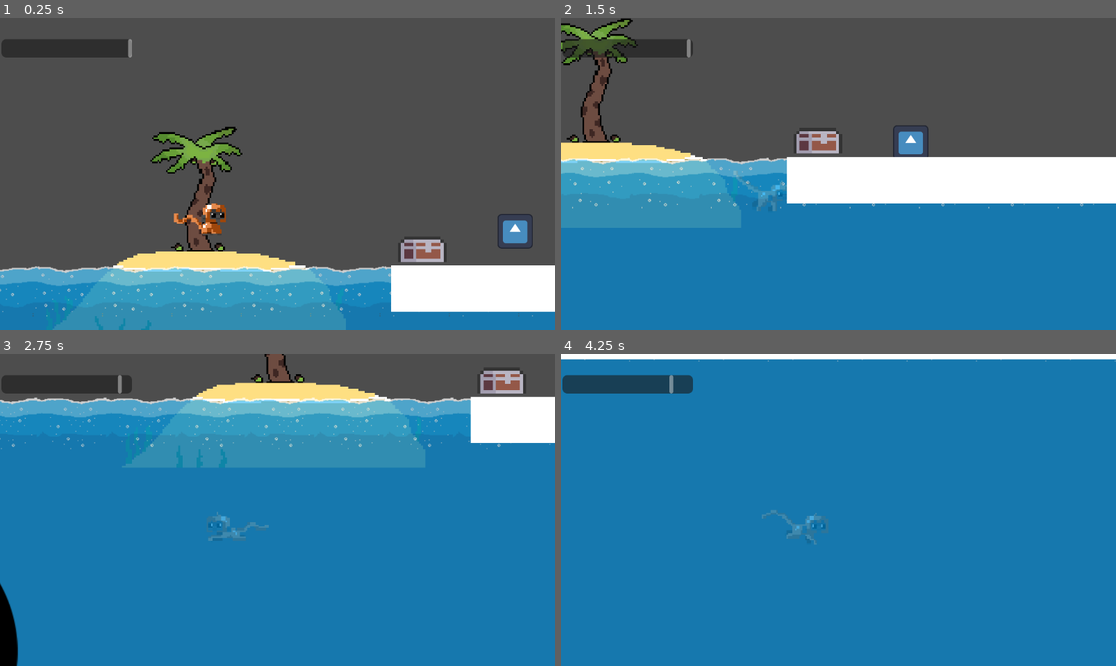
Above: before the commit, frames 1-4 (two rows, left to right).
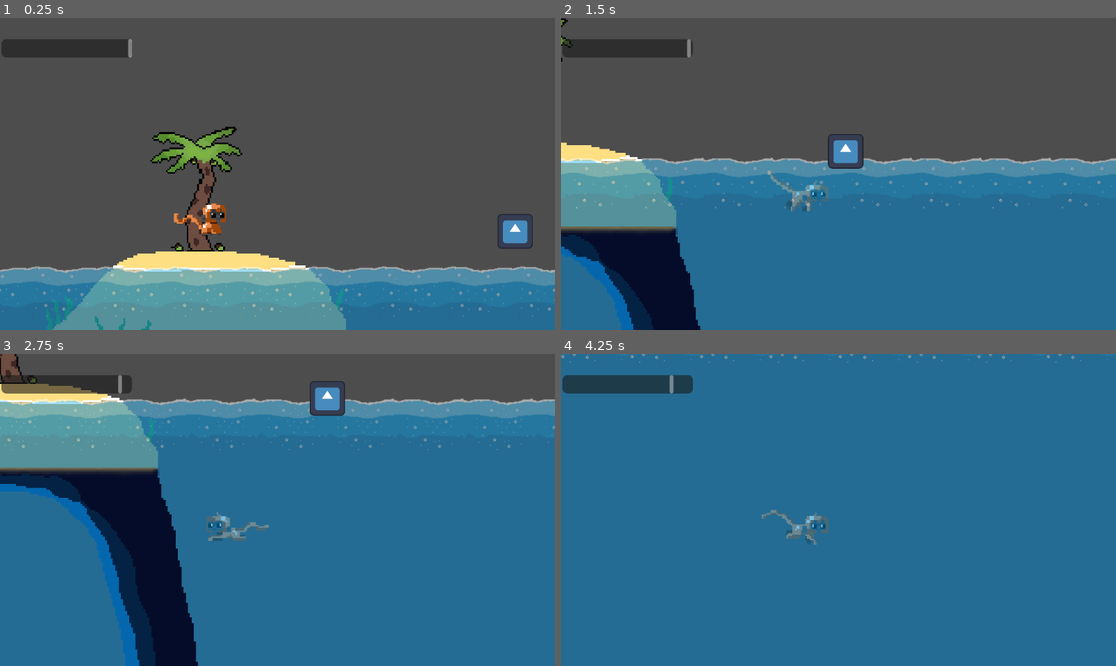
Above: after the commit, the same moments.

Repository: CYPUT3R/OceanSurvivorGame
Game: Godot game, scene res://Scenes/main_game.tscn
The game is run twice, just before and just after one commit, with the same random seed, the same clock (stepped at 60 frames per second) and the same inputs. The engine's default icon, where the game draws it, is replaced by a stand-in: a white triangle on a blue panel in a dark square.
Inputs:
- Up to frame 1 (0.25 s): no input
- Up to frame 2 (1.5 s): tap Enter (ui_accept) at 0.5, 0.77 s; hold Right (ui_right) from 0.53 s (still down)
- Up to frame 3 (2.75 s): tap Enter (ui_accept) at 1.52 s; release Right (ui_right) at 2.03 s; hold Left (ui_left) from 2.03 s (still down)
- Up to frame 4 (4.25 s): release Left (ui_left) at 2.78 s; hold Right (ui_right) from 2.78 s (still down); tap Enter (ui_accept) at 3.02, 3.77 s

The runs differ from the first frame. In frame 1, 20% of the frame differs, in the area x 0-100%, y 70-100%; in frame 2, 58%; in frame 3, 88%; in frame 4, 99%, in the area x 0-100%, y 0-100%.

Commit message:
scene assembly

Diff:
--- a/Scenes/jellyfish.tscn
+++ b/Scenes/jellyfish.tscn
@@ -6,13 +6,13 @@
 [ext_resource type="Texture2D" uid="uid://cjgehfs8yq1ce" path="res://Art/cool-circle-designs-png-1.png" id="2_y4lw6"]
 
 [sub_resource type="CircleShape2D" id="CircleShape2D_3wwtf"]
-radius = 181.069
+radius = 154.003
 
 [sub_resource type="RectangleShape2D" id="RectangleShape2D_vfsky"]
-size = Vector2(65, 60.5)
+size = Vector2(49, 44)
 
 [sub_resource type="RectangleShape2D" id="RectangleShape2D_k52bm"]
-size = Vector2(65, 59)
+size = Vector2(49, 44.5)
 
 [node name="jellyfish" type="StaticBody2D"]
 collision_layer = 8
@@ -22,8 +22,8 @@
 script = ExtResource("1_hji74")
 
 [node name="Sprite2D" type="Sprite2D" parent="Area2D"]
-position = Vector2(32, 32)
-scale = Vector2(1.2, 1.22684)
+position = Vector2(32.5, 32)
+scale = Vector2(0.988, 1)
 texture = ExtResource("2_y4lw6")
 
 [node name="CollisionShape2D" type="CollisionShape2D" parent="Area2D"]
@@ -40,17 +40,18 @@
 
 [node name="Icon" type="Sprite2D" parent="."]
 position = Vector2(32, 32)
-scale = Vector2(0.578125, 0.546876)
+scale = Vector2(0.4, 0.378)
 texture = ExtResource("1_6u1ce")
 
 [node name="CollisionShape2D" type="CollisionShape2D" parent="."]
-position = Vector2(32, 32)
+position = Vector2(29.5, 32)
 shape = SubResource("RectangleShape2D_vfsky")
 
 [node name="Area2D2" type="Area2D" parent="."]
+position = Vector2(-2, 0)
 
 [node name="CollisionShape2D" type="CollisionShape2D" parent="Area2D2"]
-position = Vector2(32.5, 32.5)
+position = Vector2(34, 32)
 shape = SubResource("RectangleShape2D_k52bm")
 
 [connection signal="timeout" from="Area2D/Timer" to="Area2D" method="_on_timer_timeout"]
--- a/Scenes/level.tscn
+++ b/Scenes/level.tscn
@@ -1,7 +1,8 @@
-[gd_scene load_steps=13 format=3 uid="uid://dobma144mw8io"]
+[gd_scene load_steps=14 format=3 uid="uid://dobma144mw8io"]
 
 [ext_resource type="Texture2D" uid="uid://c100qu0d5uc6s" path="res://Art/output-onlinepngtools.png" id="1_2rnn0"]
 [ext_resource type="Texture2D" uid="uid://go72ebs7wdth" path="res://Art/palm_tree.png" id="1_77stf"]
+[ext_resource type="PackedScene" uid="uid://jpx5y0cq3ty4" path="res://cave.tscn" id="1_kly7e"]
 [ext_resource type="Texture2D" uid="uid://dowqltwx32niq" path="res://Art/Sprite-0001.png" id="3_kqkw0"]
 [ext_resource type="Texture2D" uid="uid://de67ojyetjitr" path="res://Art/icon.svg" id="3_sdak1"]
 [ext_resource type="Texture2D" uid="uid://bh7qndn0w3sux" path="res://Art/game-drawing-pixilart (2).png" id="5_7l75s"]
@@ -428,8 +429,12 @@
 one_way_collision = true
 
 [node name="TileMap" type="TileMap" parent="."]
-modulate = Color(1, 1, 1, 0.733333)
+modulate = Color(1, 1, 1, 0.537255)
 position = Vector2(67, 27)
 tile_set = SubResource("TileSet_5bc4t")
 format = 2
 layer_0/tile_data = PackedInt32Array(393224, 0, 0, 393225, 0, 0, 393226, 0, 0, 393227, 0, 0, 393228, 0, 0, 393229, 0, 0 …(246673 unchanged characters)…
+
+[node name="Cave" parent="." instance=ExtResource("1_kly7e")]
+modulate = Color(1, 1, 1, 0.909804)
+position = Vector2(1744, 1032)
--- a/Scenes/main_game.tscn
+++ b/Scenes/main_game.tscn
@@ -1,9 +1,8 @@
-[gd_scene load_steps=9 format=3 uid="uid://ieou5r01go2o"]
+[gd_scene load_steps=8 format=3 uid="uid://ieou5r01go2o"]
 
 [ext_resource type="PackedScene" uid="uid://dobma144mw8io" path="res://Scenes/level.tscn" id="1_rbt25"]
 [ext_resource type="PackedScene" uid="uid://b88y4q5kr6f5a" path="res://Scenes/player.tscn" id="2_cjqec"]
 [ext_resource type="PackedScene" uid="uid://td0unrt0y3tq" path="res://Scenes/object.tscn" id="3_fmoiv"]
-[ext_resource type="PackedScene" uid="uid://dq7p1gbjrky3f" path="res://Scenes/platform.tscn" id="4_fi5tn"]
 [ext_resource type="PackedScene" uid="uid://jjoe4osx0ex" path="res://Scenes/chest.tscn" id="5_maht5"]
 [ext_resource type="PackedScene" uid="uid://cv12ai85kx0qh" path="res://Scenes/jellyfish.tscn" id="6_m4vep"]
 [ext_resource type="PackedScene" uid="uid://cy4b63aampk3u" path="res://Scenes/key.tscn" id="7_22mfo"]
@@ -14,29 +13,27 @@
 [node name="Player" parent="." instance=ExtResource("2_cjqec")]
 position = Vector2(1765, 268)
 
+[node name="jellyfish2" parent="." instance=ExtResource("6_m4vep")]
+position = Vector2(-27, 1622)
+
+[node name="jellyfish" parent="." instance=ExtResource("6_m4vep")]
+position = Vector2(-425, 1271)
+
 [node name="Level" parent="." instance=ExtResource("1_rbt25")]
 position = Vector2(0, -64)
 
 [node name="pop_timer" type="Timer" parent="."]
 wait_time = 6.0
 
-[node name="jellyfish" parent="." instance=ExtResource("6_m4vep")]
-position = Vector2(1161, 766)
-
-[node name="jellyfish2" parent="." instance=ExtResource("6_m4vep")]
-position = Vector2(1918, 1104)
-
 [node name="object" parent="." instance=ExtResource("3_fmoiv")]
 position = Vector2(2144, 330)
 
-[node name="Platform" parent="." instance=ExtResource("4_fi5tn")]
-position = Vector2(2012, 446)
-
 [node name="AnimatedSprite2D" parent="." instance=ExtResource("5_maht5")]
-position = Vector2(2056, 421)
+position = Vector2(1411, 1620)
+rotation = 0.240855
 
 [node name="Icon" parent="." instance=ExtResource("7_22mfo")]
-position = Vector2(2510, 357)
+position = Vector2(1100, 1582)
 
 [node name="Camera2D" parent="." instance=ExtResource("7_g10vv")]
 position = Vector2(3146, 324)
--- a/Scripts/player.gd
+++ b/Scripts/player.gd
@@ -119,8 +119,6 @@
 		dead()
 
 func jump():
-
-
 		velocity.y = jump_velocity
 
 func dead():
--- a/Scripts/water_time.gd
+++ b/Scripts/water_time.gd
@@ -4,6 +4,7 @@
 var seconds: int = 0
 var minutes: int = 0
 
+@export var regain_speed = 3
 @export var max_swim_time: int = 5
 
 var is_in_water : bool = false
@@ -31,7 +32,7 @@
 func stop_timer(delta):
 
 	if (time >= 0):
-		time -= delta
+		time -= delta * regain_speed
 		$/root/MainGame/CanvasLayer/Panel/HScrollBar.value = $/root/MainGame/CanvasLayer/Panel/HScrollBar.max_value - time
 
 func _on_water_detection_2d_water_state_changed(is_in_Water : bool):
--- /dev/null
+++ b/cave.tscn
@@ -0,0 +1,19 @@
+[gd_scene load_steps=2 format=3 uid="uid://jpx5y0cq3ty4"]
+
+[ext_resource type="Texture2D" uid="uid://c3762n4g8wi7i" path="res://Art/cave.png" id="1_ebrni"]
+
+[node name="Cave" type="Sprite2D"]
+texture_filter = 1
+scale = Vector2(2.8, 2.8)
+texture = ExtResource("1_ebrni")
+
+[node name="StaticBody2D" type="StaticBody2D" parent="."]
+scale = Vector2(1, 1)
+
+[node name="CollisionPolygon2D2" type="CollisionPolygon2D" parent="StaticBody2D"]
+scale = Vector2(1, 1)
+polygon = PackedVector2Array(127.857, 225.714, 131.786, 250.357, 20.7143, 248.929, 65.7143, 229.286, 97.8571, 227.857)
+
+[node name="CollisionPolygon2D" type="CollisionPolygon2D" parent="StaticBody2D"]
+scale = Vector2(1, 1)
+polygon = PackedVector2Array(122.857, 189.286, 72.1428, -151.071, -79.2857, -152.143, -204.643, 245, -23.5714, 248.929, -37.8572, 236.786, -83.2143, 240, -105.357, 241.071, -130.714, 236.071, -138.929, 175.357, -134.643, 157.143, -69.2857, 151.071, -32.8572, 205.714, -15.7143, 201.429, -40, 155, -99.2857, 122.857, -119.643, 76.4286, -105.357, 36.0714, -91.4286, 10.7143, -63.2143, 0.714294, -27.8572, 0.714294, -3.57141, -7.49997, 23.9286, -21.0714, 4.64282, -36.0714, -42.8572, -43.9286, -68.5714, -72.5, -65, -109.643, -42.1429, -137.143, 23.9286, -139.286, 48.5714, -113.571, 56.0714, -64.6429, 58.9285, -26.7857, 47.5, 18.9286, 40, 53.5714, 37.1428, 78.2143, -4.64288, 93.5714, -21.0714, 114.286, -13.2143, 132.5, 8.57141, 145, 28.5714, 149.643, 55.3571, 142.143, 78.2143, 143.929, 94.2857, 167.857, 105.714, 178.214)
Binary file changed: Art/cave.png
